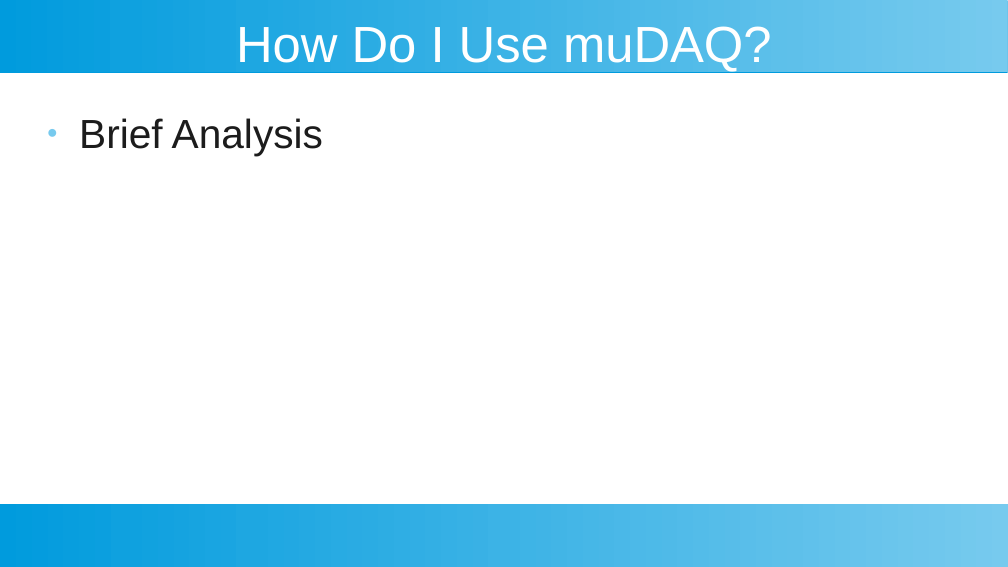
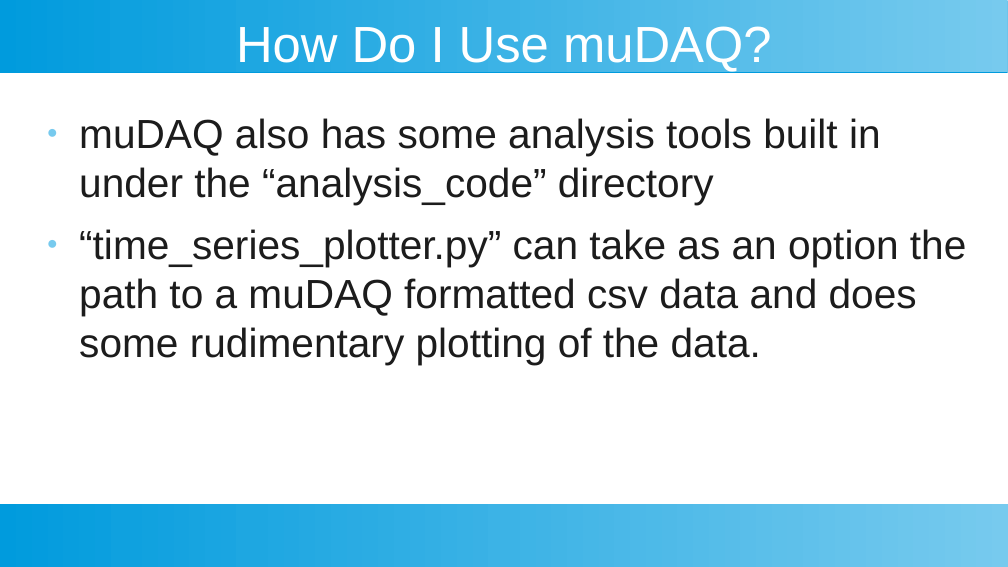
Before and after one commit to StellarRemnants/muDAQ, a slide deck: slide 25 of Presentation_2022-10-07.odp (slide 17 before the commit). Drawn at 1008x567 pixels with LibreOffice and Linux fonts; fonts in the diff are those of the drawing. Boxes give left, top, right and bottom in pixels: in the first picture for what was removed or moved away, otherwise in the second. Text is boxed around its words. In the diff, an @@ line names an element or a change of style, - is before the commit and + after.

```diff
--- a/Presentation_2022-10-07.odp
+++ b/Presentation_2022-10-07.odp
@@ text at (x1=79, y1=118, x2=966, y2=364): text changed @@
-● Brief Analysis
+● muDAQ also has some analysis tools built in under the “analysis_code” directory
+● “time_series_plotter.py” can take as an option the path to a muDAQ formatted csv data and does some rudimentary plotting of the data.
```
Also in this commit, not shown: 10 other slides changed, 9 slides added, 4 other files.
